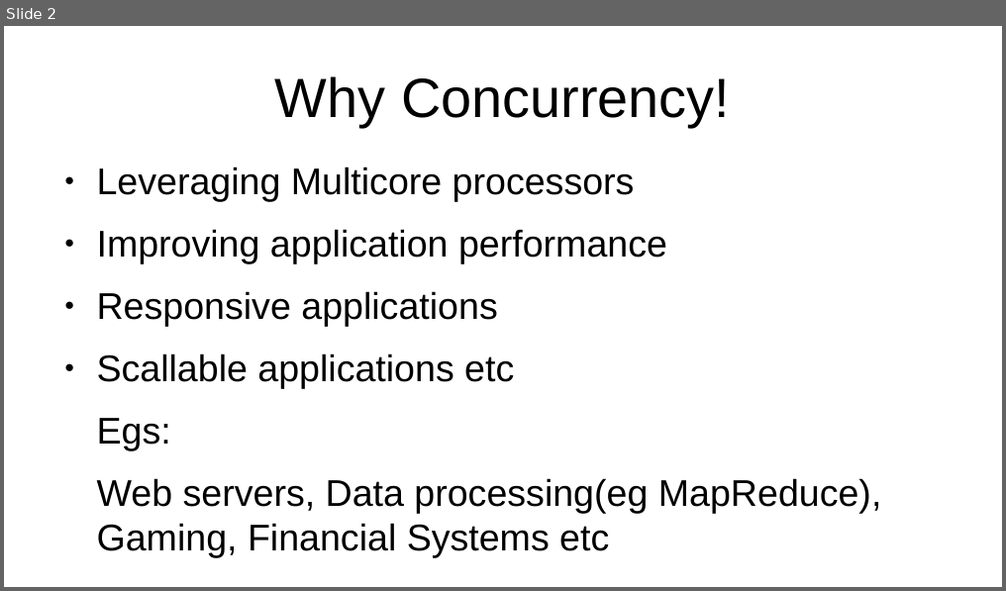
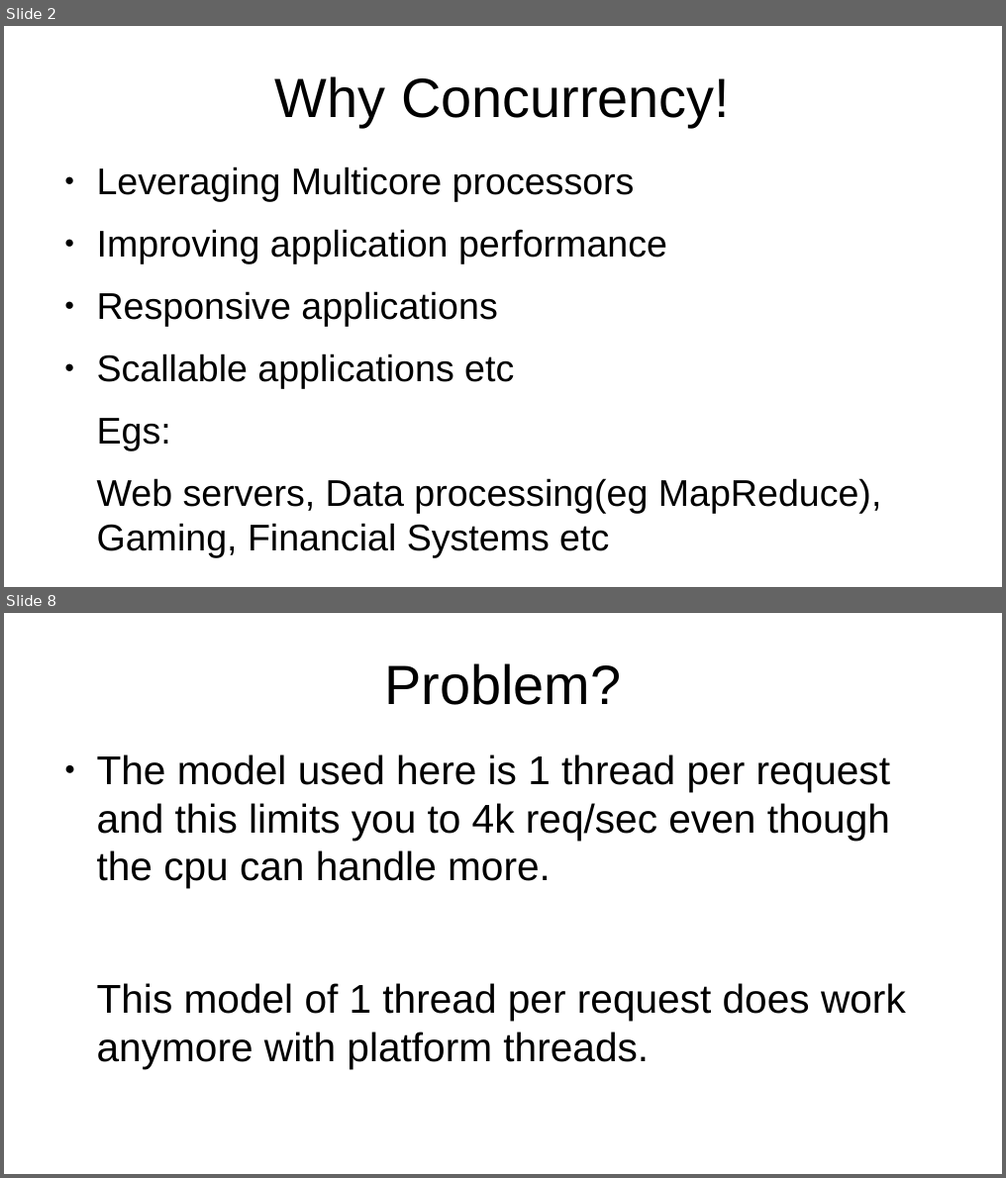
Before and after one commit to muchiri08/saf_concurency_prntn, a slide deck: JavaConcurrency.odp. Shown one above the other, each under a label of ours: slide 2 before the commit, slides 2 and 8 after it; the slides between them are not shown. The pictures are 1006x591 and 1006x1178 pixels, drawn with LibreOffice and Linux fonts; fonts in the diff are those of the drawing. Boxes give left, top, right and bottom in pixels: in the first picture for what was removed or moved away, otherwise in the second. Text is boxed around its words. In the diff, an @@ line names an element or a change of style, - is before the commit and + after.

```diff
--- a/JavaConcurrency.odp
+++ b/JavaConcurrency.odp
@@ slide 8 added at bbox=[4, 613, 1002, 1174], background #FFFFFF @@
@@ title added at bbox=[384, 663, 621, 705], 44 pt, text #000000 @@
+Problem?
@@ text added at bbox=[97, 755, 906, 1068], 32 pt, text #000000 @@
+● The model used here is 1 thread per request and this limits you to 4k req/sec even though the cpu can handle more.
+This model of 1 thread per request does work anymore with platform threads.
```
Also in this commit, not shown: 11 other slides added, 4 other files.
